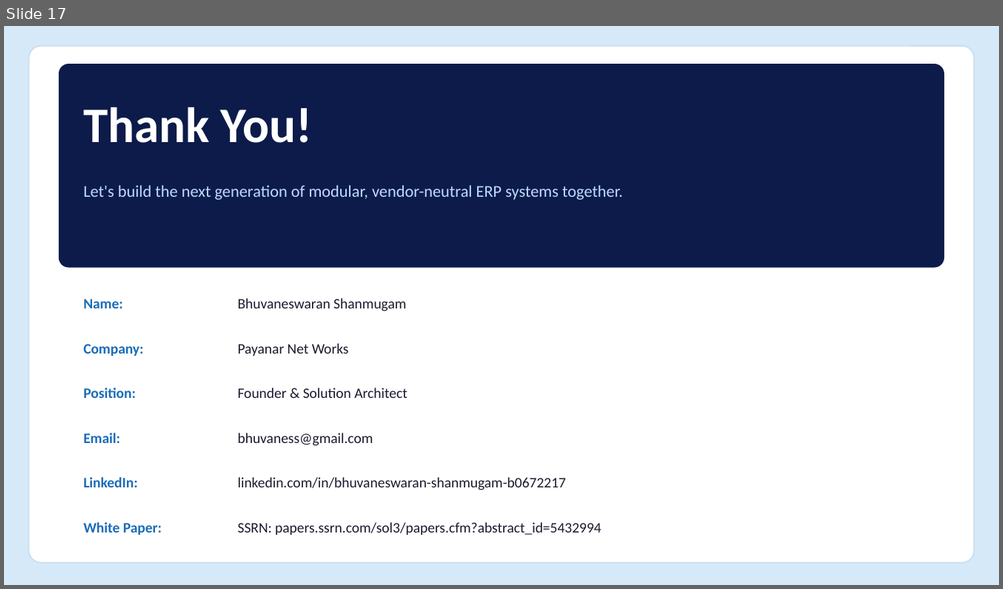
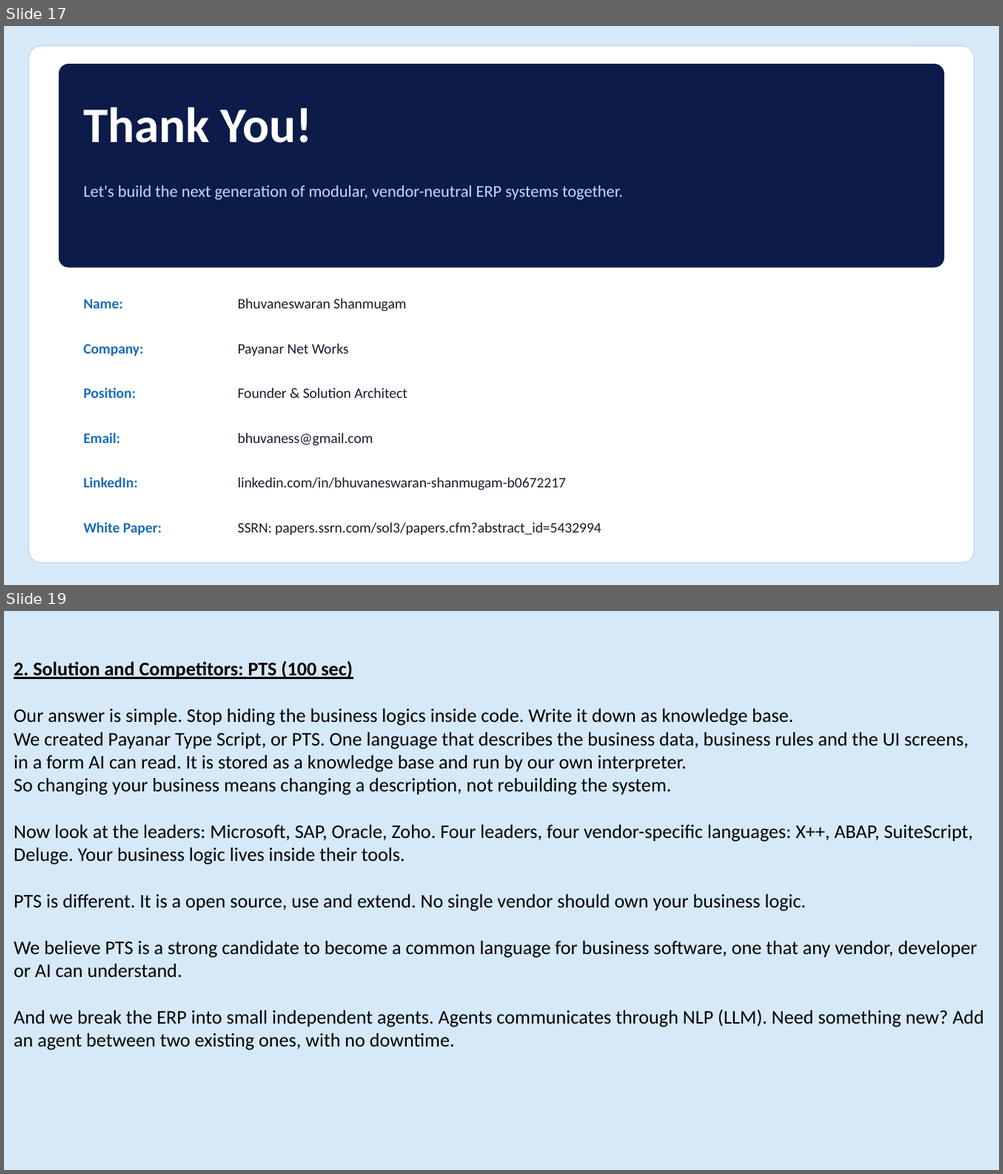
Before and after one commit to bhuvaness/MAA-ERP, a slide deck: payanarsstype-designer/docs/Payanar_Pitch_Deck_Final.pptx. Shown one above the other, each under a label of ours: slide 17 before the commit, slides 17 and 19 after it; the slides between them are not shown. The pictures are 1003x589 and 1003x1174 pixels, drawn with LibreOffice and Linux fonts; fonts in the diff are those of the drawing. Boxes give left, top, right and bottom in pixels: in the first picture for what was removed or moved away, otherwise in the second. Text is boxed around its words. In the diff, an @@ line names an element or a change of style, - is before the commit and + after.

```diff
--- a/payanarsstype-designer/docs/Payanar_Pitch_Deck_Final.pptx
+++ b/payanarsstype-designer/docs/Payanar_Pitch_Deck_Final.pptx
@@ slide 19 added at (x1=4, y1=611, x2=999, y2=1170), background #FFFFFF @@
@@ rectangle added at (x1=4, y1=611, x2=999, y2=1170), fill #D6E9F8 @@
@@ text added at (x1=14, y1=661, x2=984, y2=1051), 14 pt, text #000000 @@
+2. Solution and Competitors: PTS (100 sec)
+Our answer is simple. Stop hiding the business logics inside code. Write it down as knowledge base.
+We created Payanar Type Script, or PTS. One language that describes the business data, business rules and the UI screens, in a form AI can read. It is stored as a knowledge base and run by our own interpreter.
+So changing your business means changing a description, not rebuilding the system.
+Now look at the leaders: Microsoft, SAP, Oracle, Zoho. Four leaders, four vendor-specific languages: X++, ABAP, SuiteScript, Deluge. Your business logic lives inside their tools.
+PTS is different. It is a open source, use and extend. No single vendor should own your business logic.
+We believe PTS is a strong candidate to become a common language for business software, one that any vendor, developer or AI can understand.
+And we break the ERP into small independent agents. Agents communicates through NLP (LLM). Need something new? Add an agent between two existing ones, with no downtime.
```
Also in this commit, not shown: 5 other slides added, 3 other files.
